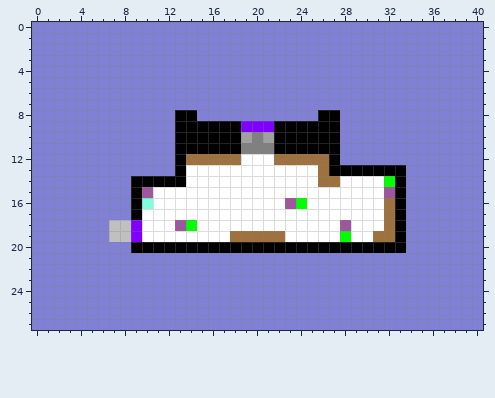
Two versions of one pixel-art sprite, assets/level_6.png. That is the earlier state.
The file is 41x28 pixels.
The same view after the edit:
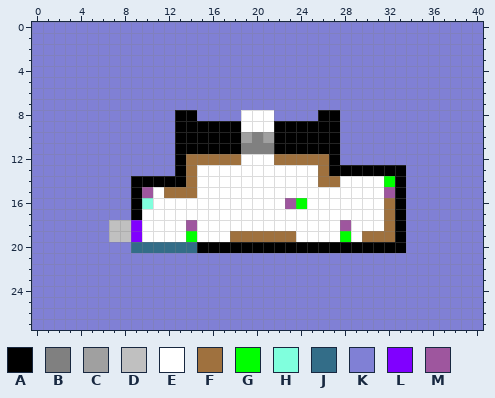
Palette (. is transparent): A #000000  B #808080  C #a0a0a0  D #c0c0c0  E #ffffff  F #9f713e  G #00ff00  H #80ffdd  J #336d88  K #8080d5  L #8000ff  M #9e569e
Diff:
Changed rows in their new state; - is an unchanged pixel.
first column x 19:
 8 EEE
 9 EEE
first column x 9:
13 -----F----------------
14 -----F----------------
15 ---FFF----------------
18 ----EM----------------
19 -----G--------F------F
20 JJJJJJ----------------
Changed places in both pictures, as pixel boxes (x1, y1, x2, y2):
changed: (241, 110, 274, 132)
changed: (131, 165, 197, 253)
changed: (285, 231, 296, 242)
changed: (362, 231, 373, 242)
